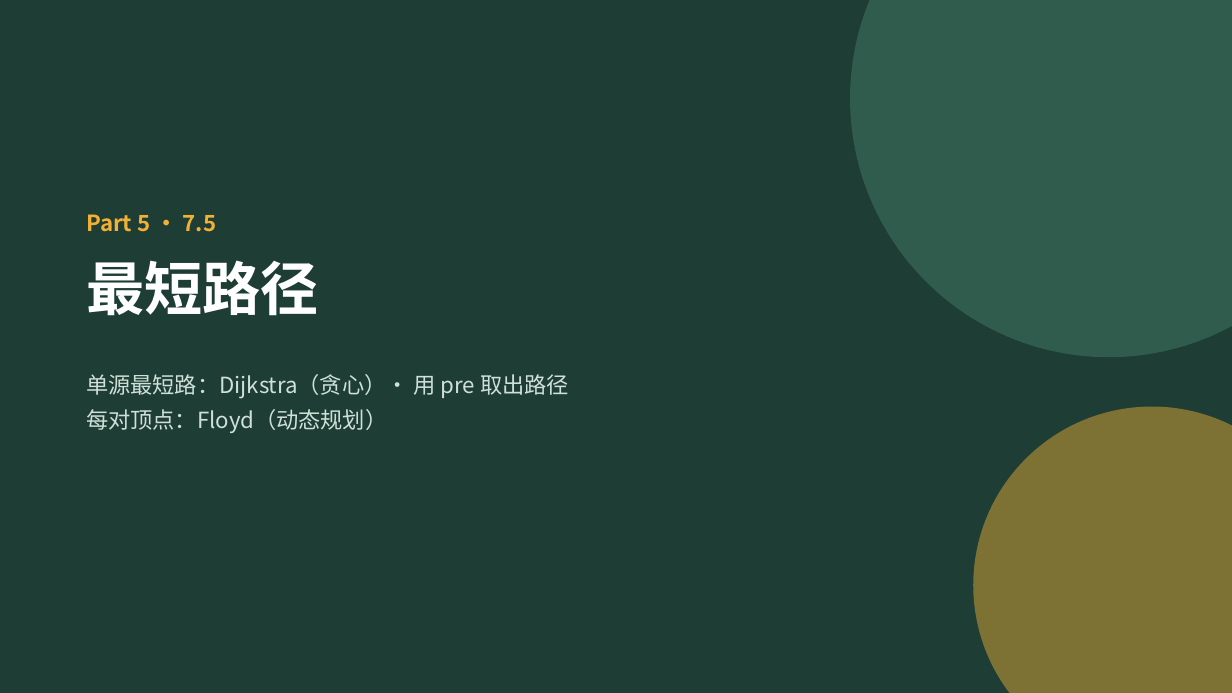
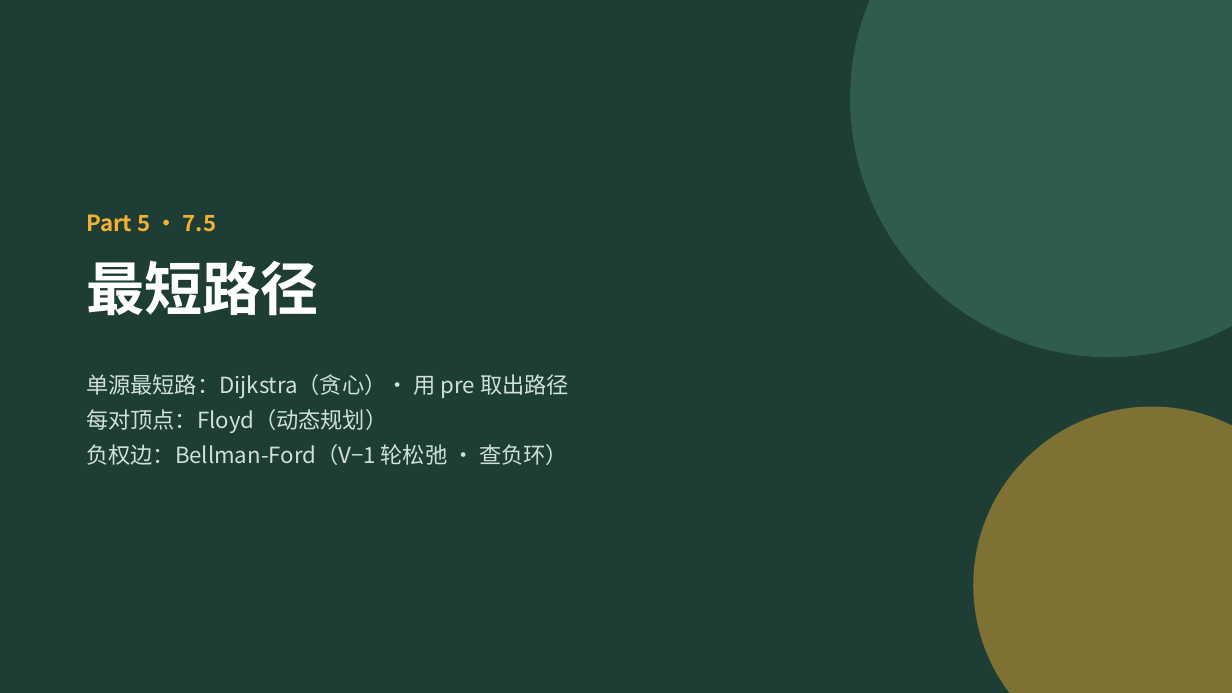
Before and after one commit to GMyhf/2026fall-cs201, a slide deck: slide 60 of courseware/202609_DSA_07_Graph.pptx (slide 48 before the commit). Drawn at 1232x693 pixels with LibreOffice and Linux fonts; fonts in the diff are those of the drawing. Boxes give left, top, right and bottom in pixels: in the first picture for what was removed or moved away, otherwise in the second. Text is boxed around its words. In the diff, an @@ line names an element or a change of style, - is before the commit and + after.

```diff
--- a/courseware/202609_DSA_07_Graph.pptx
+++ b/courseware/202609_DSA_07_Graph.pptx
@@ text at (86, 444, 568, 465): paragraph added @@
+负权边：Bellman-Ford（V−1 轮松弛 · 查负环）
```
Also in this commit, not shown: 23 other slides changed, 15 slides added, 2 other files.
